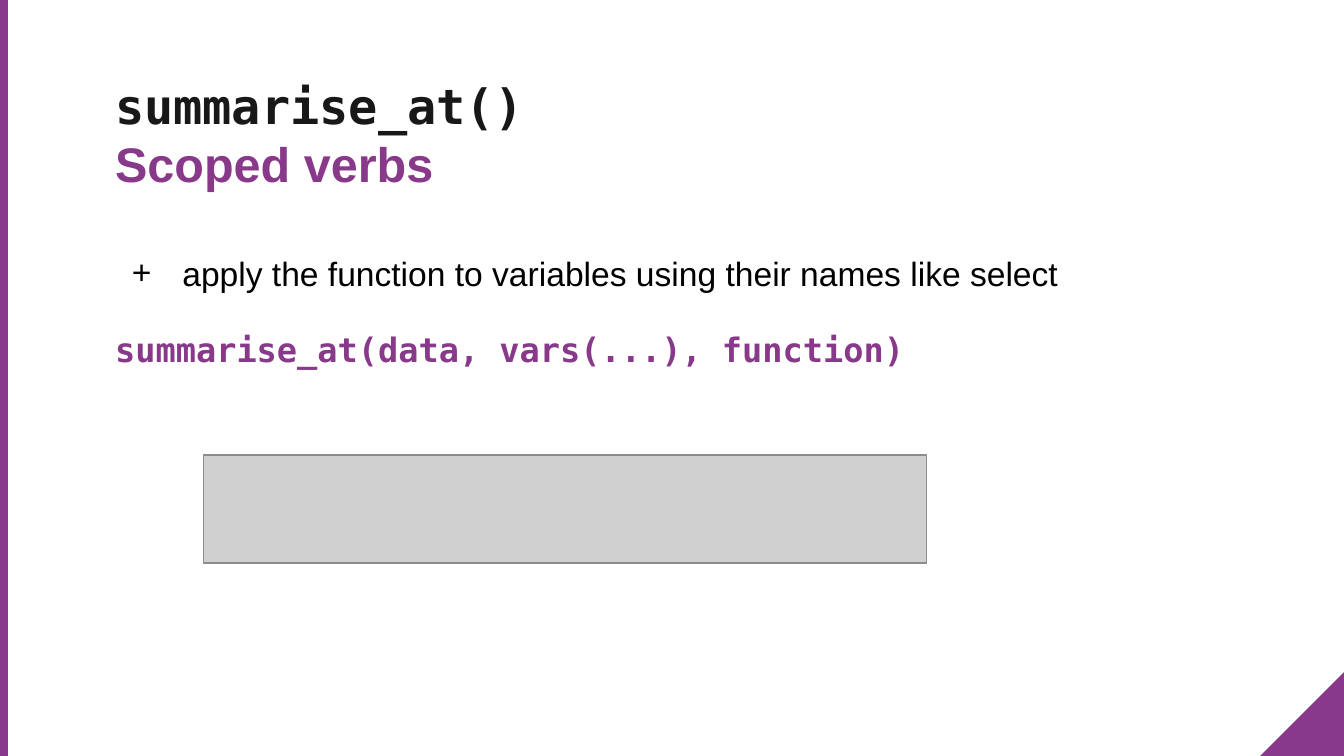
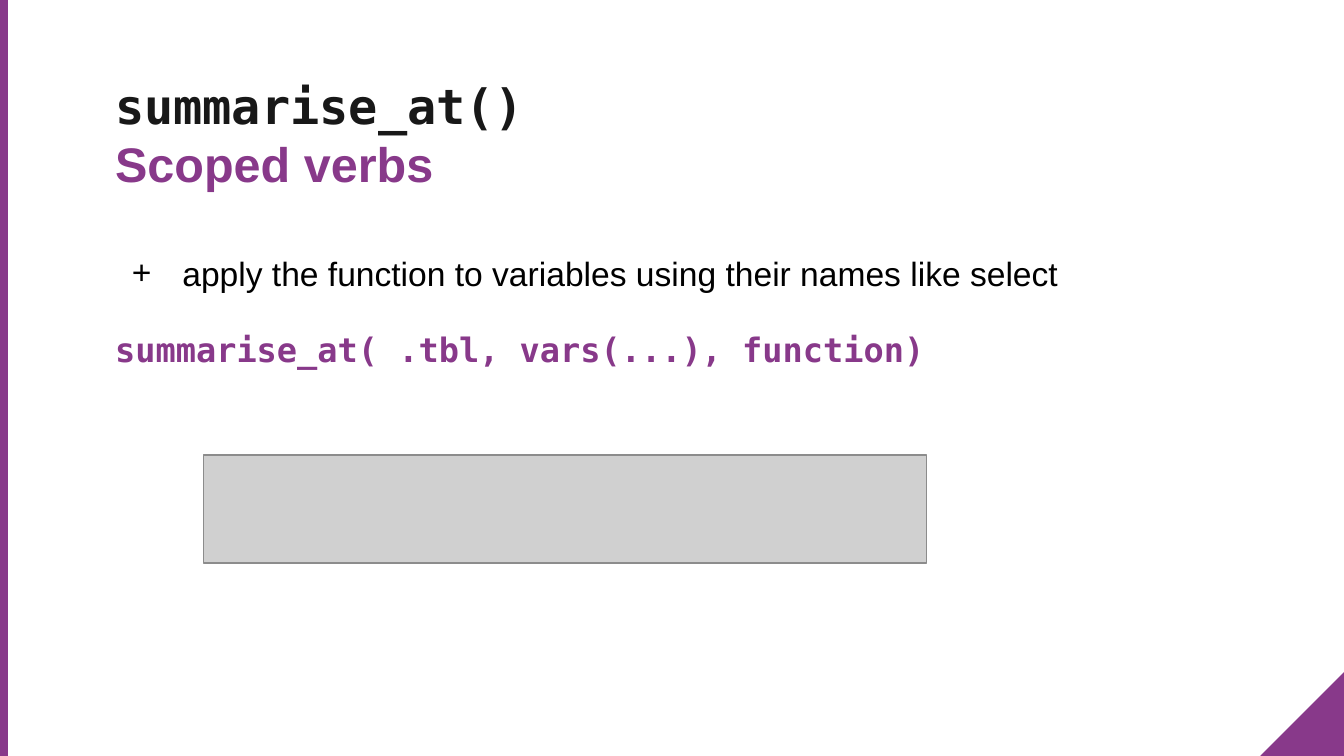
Before and after one commit to MeyerGrace/dive-into-dplyr, a slide deck: slide 36 of dive_into_dplyr.pptx. Drawn at 1344x756 pixels with LibreOffice and Linux fonts; fonts in the diff are those of the drawing; grey boxes stand for pictures; background and template pictures are left out. Boxes give left, top, right and bottom in pixels: in the first picture for what was removed or moved away, otherwise in the second. Text is boxed around its words. In the diff, an @@ line names an element or a change of style, - is before the commit and + after.

```diff
--- a/dive_into_dplyr.pptx
+++ b/dive_into_dplyr.pptx
@@ text at <box>115,334,924,369</box>: text changed @@
-summarise_at(data, vars(...), function)
+summarise_at( .tbl, vars(...), function)
```
Also in this commit, not shown: 14 other slides changed, 2 other files.
